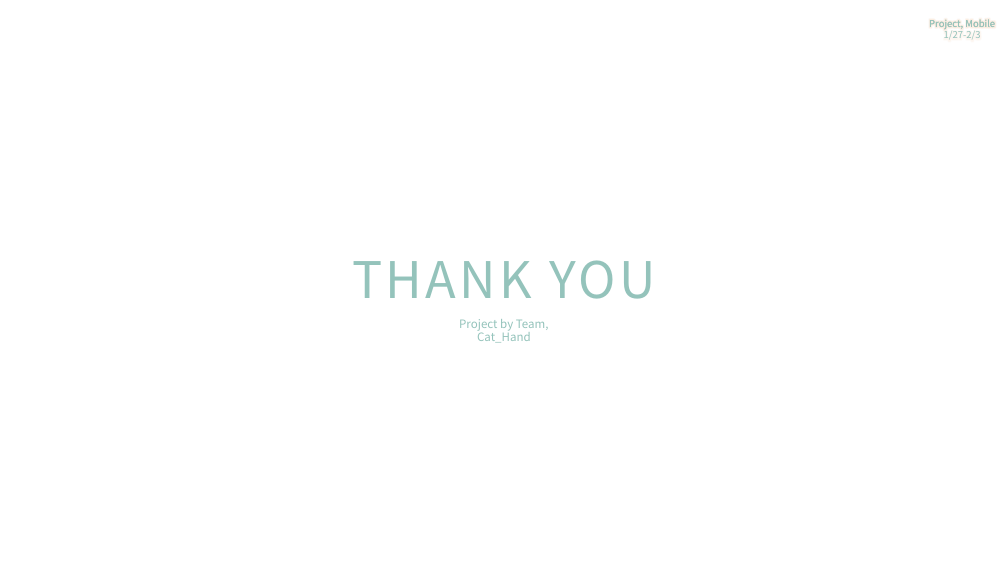
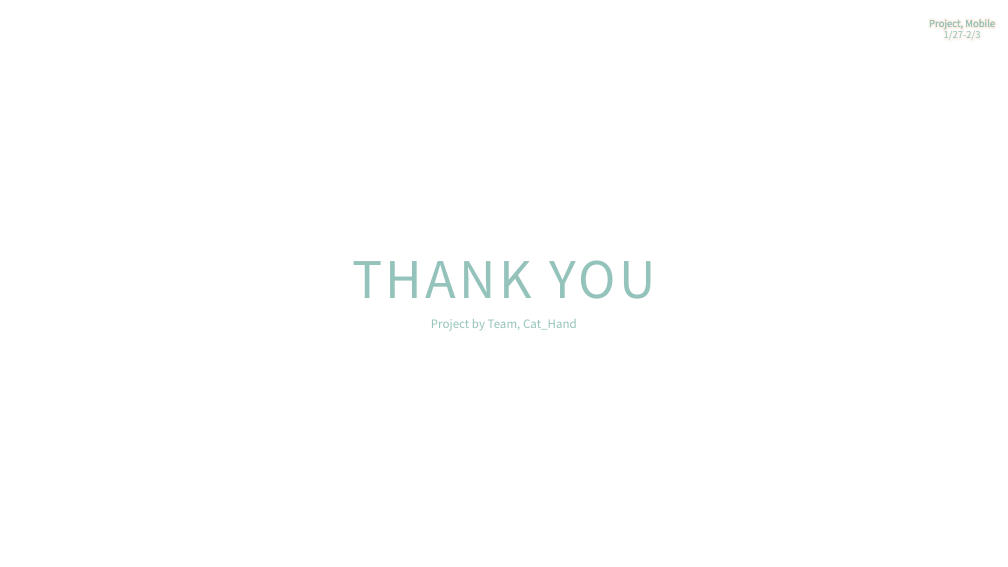
Before and after one commit to nohyunjil/portfolio, a slide deck: slide 14 of 모바일게임시장분석 _ cat hands/시장조사 1주차 _ cat hands 완성본.pptx. Drawn at 1008x567 pixels with LibreOffice and Linux fonts; fonts in the diff are those of the drawing; background and template pictures are left out. Boxes give left, top, right and bottom in pixels: in the first picture for what was removed or moved away, otherwise in the second. Text is boxed around its words. In the diff, an @@ line names an element or a change of style, - is before the commit and + after.

```diff
--- a/모바일게임시장분석 _ cat hands/시장조사 1주차 _ cat hands 완성본.pptx
+++ b/모바일게임시장분석 _ cat hands/시장조사 1주차 _ cat hands 완성본.pptx
@@ text "Project by Team, Cat_Hand" rewrapped from (459, 319, 549, 343) to (431, 319, 577, 331) @@
```
Also in this commit, not shown: 13 other slides changed.
